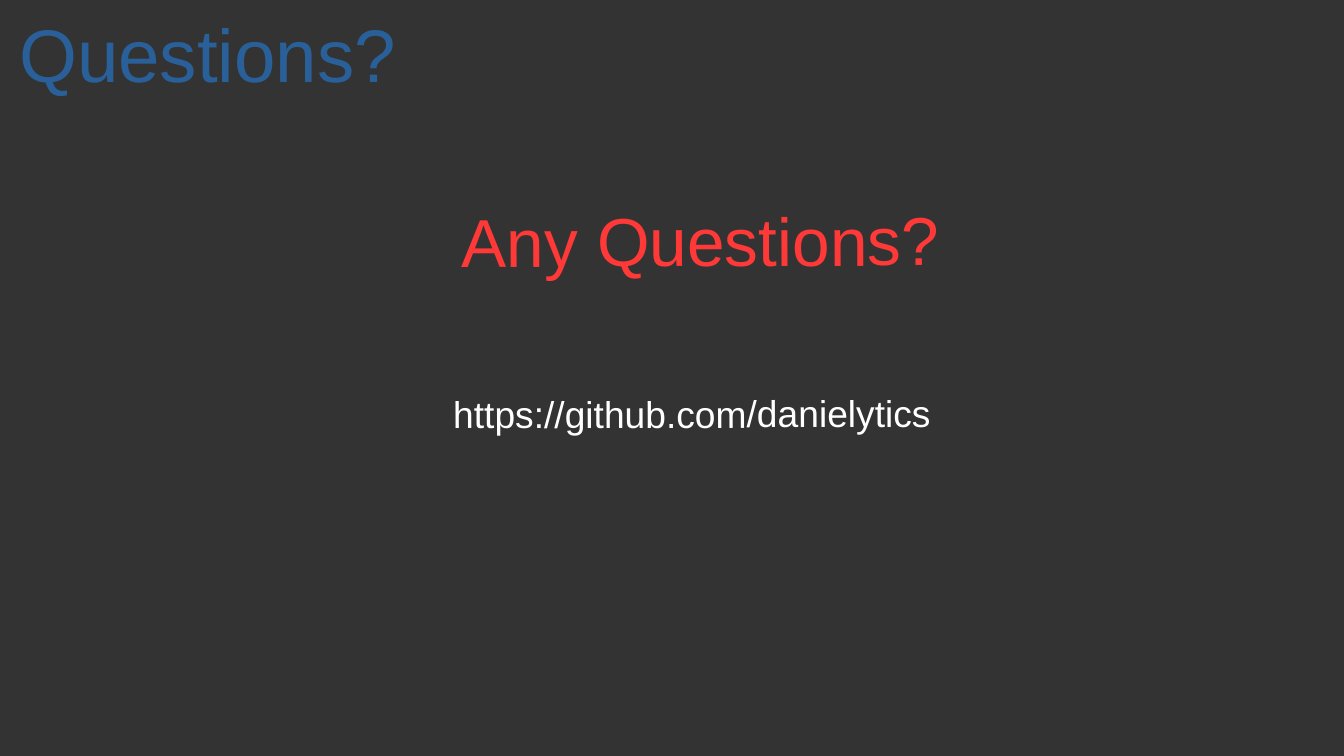
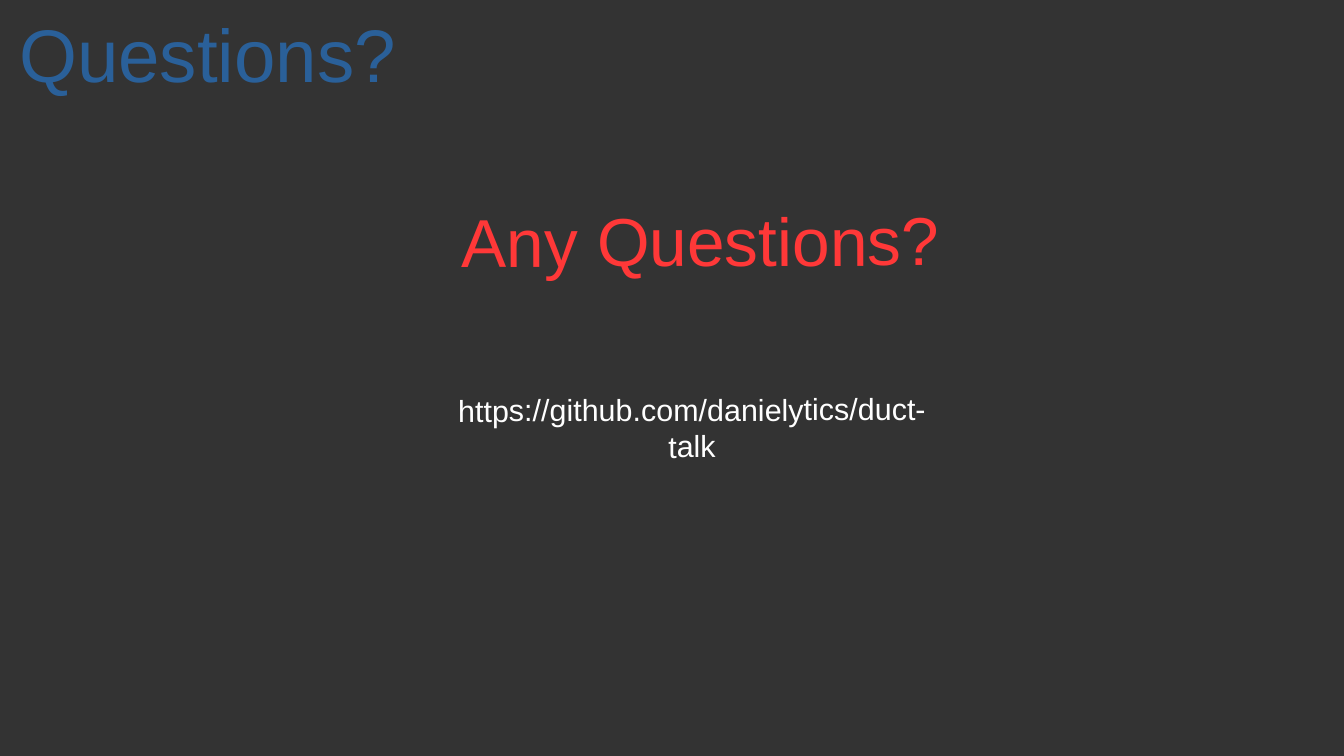
Before and after one commit to danielytics/duct-talk, a slide deck: slide 37 of slides.odp. Drawn at 1344x756 pixels with LibreOffice and Linux fonts; fonts in the diff are those of the drawing. Boxes give left, top, right and bottom in pixels: in the first picture for what was removed or moved away, otherwise in the second. Text is boxed around its words. In the diff, an @@ line names an element or a change of style, - is before the commit and + after.

Commit message:
Updated github URL in slides

```diff
--- a/slides.odp
+++ b/slides.odp
@@ text at [458,398,926,458]: text changed; size 22 to 18 pt @@
-https://github.com/danielytics
+https://github.com/danielytics/duct-talk
```
Also in this commit, not shown: 1 other slide changed, 1 other file.
